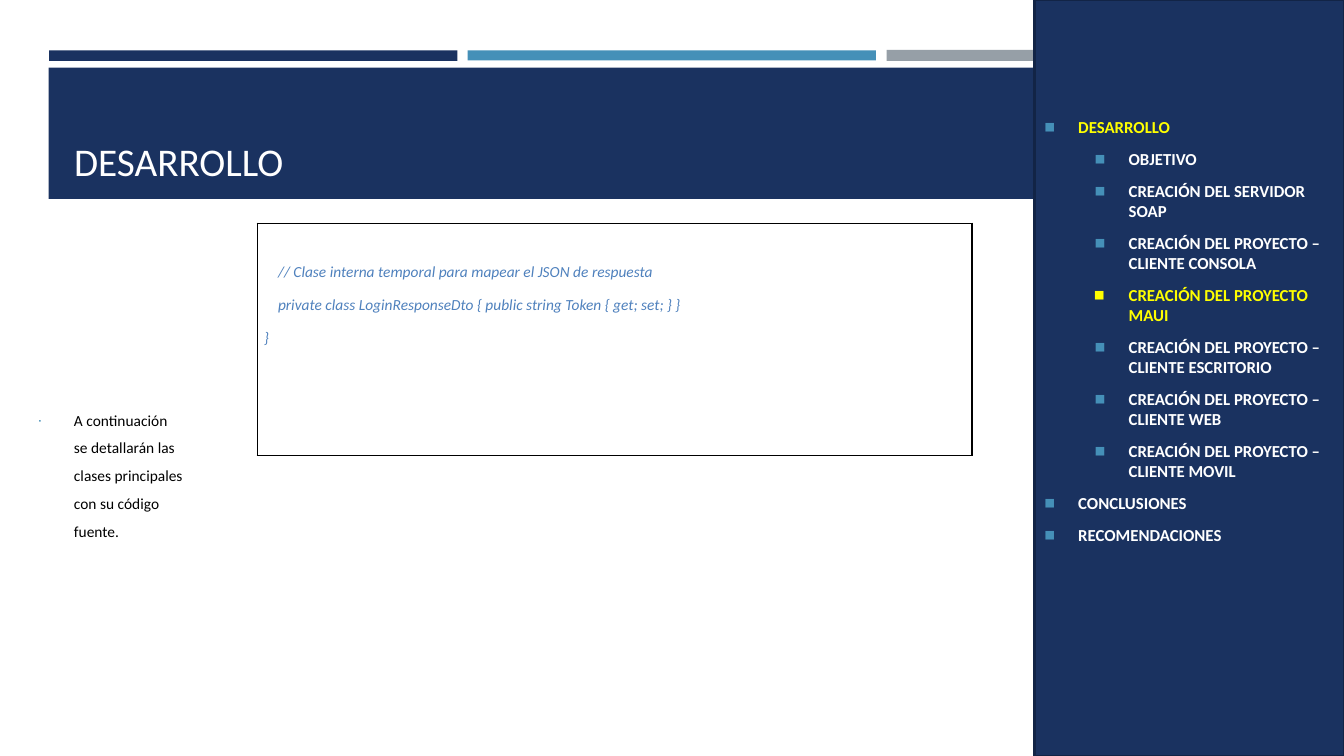
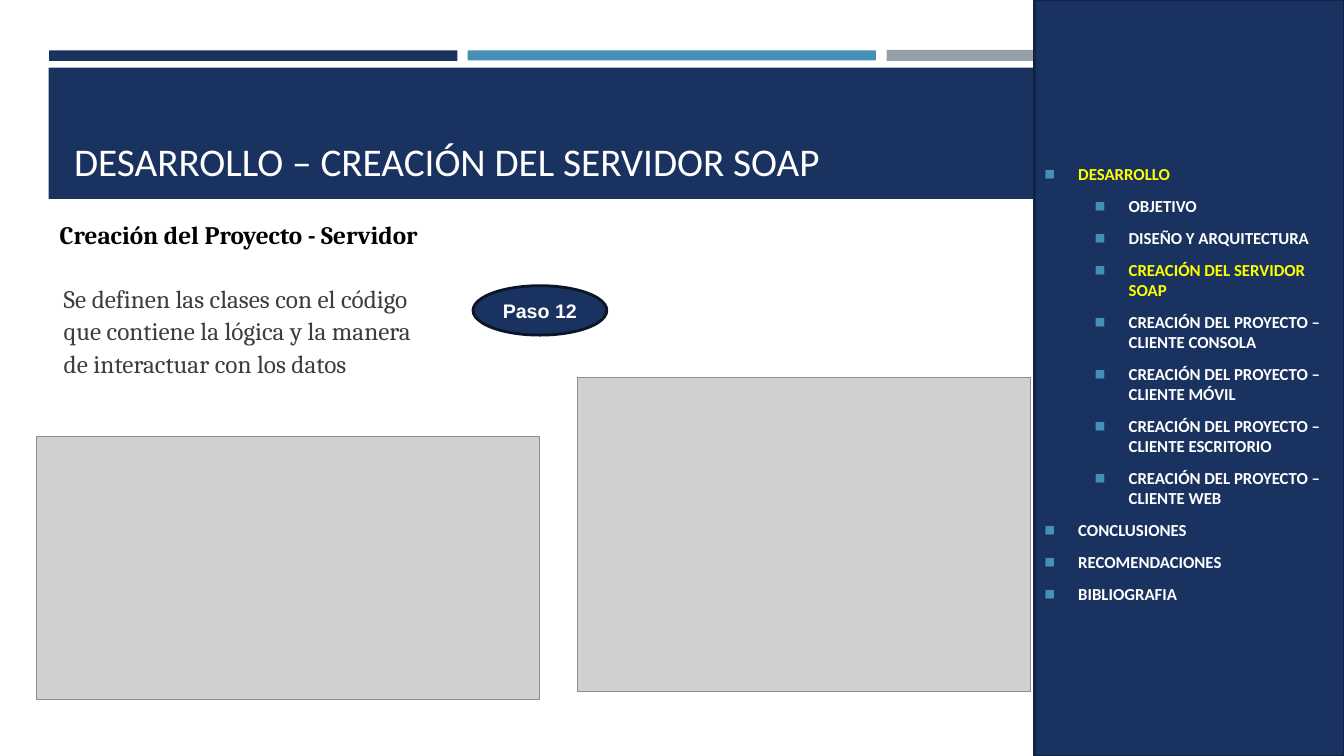
Before and after one commit to ArielGuevara/WS_TicketPremiun_DotNet_SOAP_GR5, a slide deck: slide 21 of 05. DOCUMENTACION/02. MANUAL TECNICO/PRESENTACION_SOAP_ BDD_DOTNET.pptx (slide 57 before the commit). Drawn at 1344x756 pixels with LibreOffice and Linux fonts; fonts in the diff are those of the drawing; grey boxes stand for pictures. Boxes give left, top, right and bottom in pixels: in the first picture for what was removed or moved away, otherwise in the second. Text is boxed around its words. In the diff, an @@ line names an element or a change of style, - is before the commit and + after.

```diff
--- a/05. DOCUMENTACION/02. MANUAL TECNICO/PRESENTACION_SOAP_ BDD_DOTNET.pptx
+++ b/05. DOCUMENTACION/02. MANUAL TECNICO/PRESENTACION_SOAP_ BDD_DOTNET.pptx
@@ title at (x1=74, y1=143, x2=819, y2=177): text changed @@
-DESARROLLO
+DESARROLLO – CREACIÓN DEL SERVIDOR SOAP
@@ text added at (x1=60, y1=226, x2=417, y2=250), 18 pt, text #000000, bold @@
+Creación del Proyecto - Servidor
@@ table removed at (x1=257, y1=223, x2=972, y2=554), 1 rows, 1 columns @@
-// Clase interna temporal para mapear el JSON de respuesta / private class LoginResponseDto { public string Token { get; set; } } / }
@@ text in rectangle at (x1=1129, y1=230, x2=1308, y2=246): paragraph added @@
+  ◼ DISEÑO Y ARQUITECTURA
@@ text in rectangle at (x1=1129, y1=262, x2=1305, y2=296): text colour #FFFFFF to #FFFF00 in "CREACIÓN DEL SERVIDOR SOAP" @@
@@ text added at (x1=64, y1=290, x2=411, y2=374), 18 pt, text #3D3D3D @@
+Se definen las clases con el código que contiene la lógica y la manera de interactuar con los datos
@@ ellipse added at (x1=473, y1=285, x2=607, y2=335), fill #1A3260, outline #0B162A 2 pt, 14 pt, text #FFFFFF, bold @@
+Paso 12
@@ picture added at (x1=578, y1=378, x2=1030, y2=692) @@
@@ text in rectangle at (x1=1129, y1=366, x2=1308, y2=400): text changed; text colour #FFFF00 to #FFFFFF @@
-  ◼ CREACIÓN DEL PROYECTO MAUI
+  ◼ CREACIÓN DEL PROYECTO – CLIENTE MÓVIL
@@ text removed at (x1=74, y1=415, x2=183, y2=537) @@
-∙ A continuación se detallarán las clases principales con su código fuente.
@@ picture added at (x1=36, y1=437, x2=540, y2=701) @@
@@ text in rectangle at (x1=1129, y1=444, x2=1308, y2=477): paragraph removed @@
-  ◼ CREACIÓN DEL PROYECTO – CLIENTE MOVIL
@@ text in rectangle at (x1=1078, y1=589, x2=1177, y2=600): paragraph added @@
+◼ BIBLIOGRAFIA
```
Also in this commit, not shown: 25 other slides changed, 29 slides added, 55 slides removed, 1 other file.
